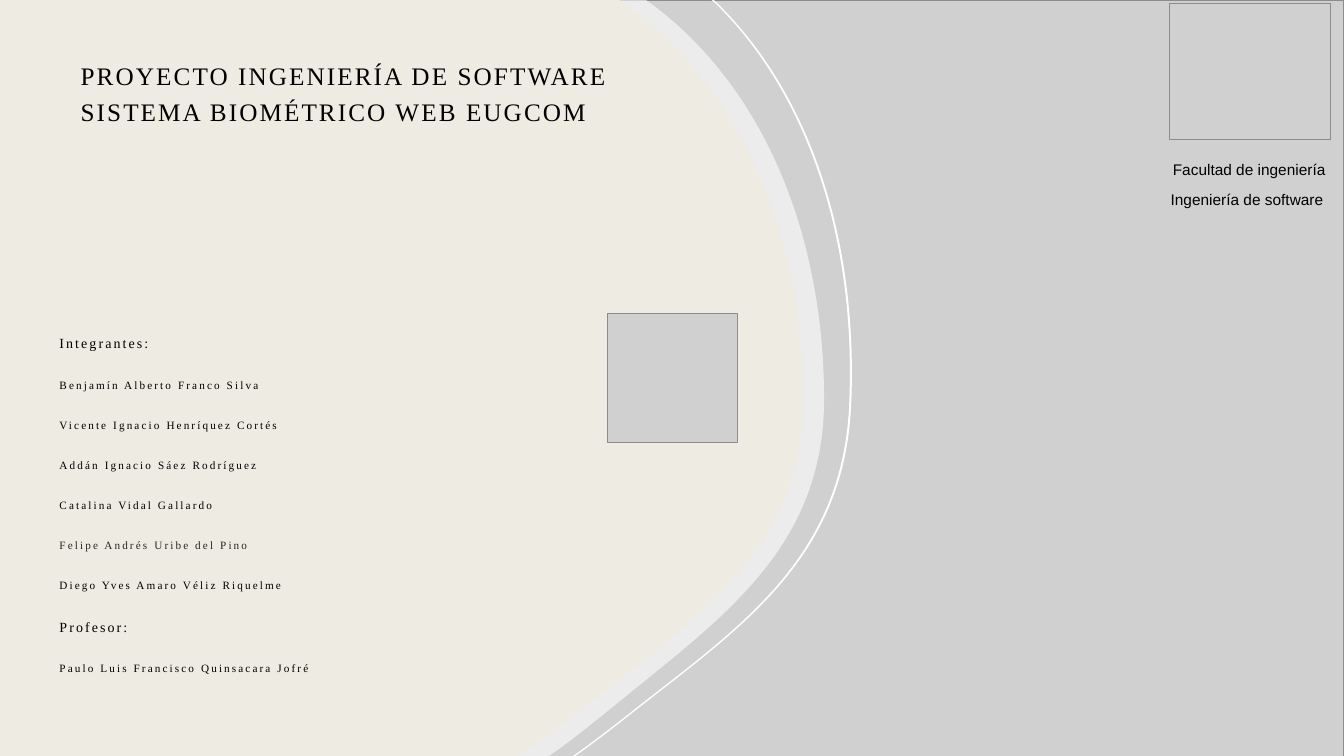
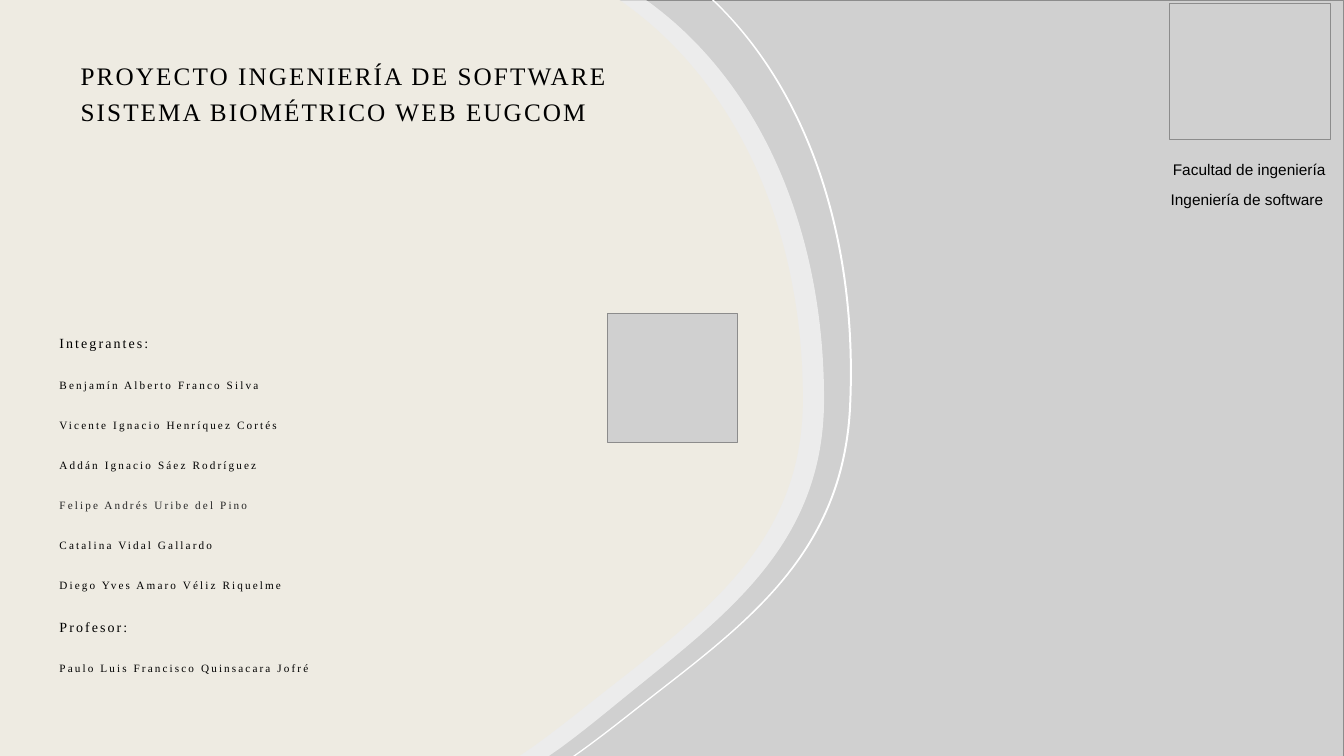
Before and after one commit to vixo23/ING-DE-SOFTWARE, a slide deck: slide 1 of INCREMENTO1/PPTS/Presentación documento 0.pptx. Drawn at 1344x756 pixels with LibreOffice and Linux fonts; fonts in the diff are those of the drawing; grey boxes stand for pictures. Boxes give left, top, right and bottom in pixels: in the first picture for what was removed or moved away, otherwise in the second. Text is boxed around its words. In the diff, an @@ line names an element or a change of style, - is before the commit and + after.

```diff
--- a/INCREMENTO1/PPTS/Presentación documento 0.pptx
+++ b/INCREMENTO1/PPTS/Presentación documento 0.pptx
@@ subtitle at (59,501,247,511): paragraph added @@
+Felipe Andrés Uribe del Pino
@@ subtitle at (59,541,247,551): paragraph removed @@
-Felipe Andrés Uribe del Pino
```
Also in this commit, not shown: 5 other files.
